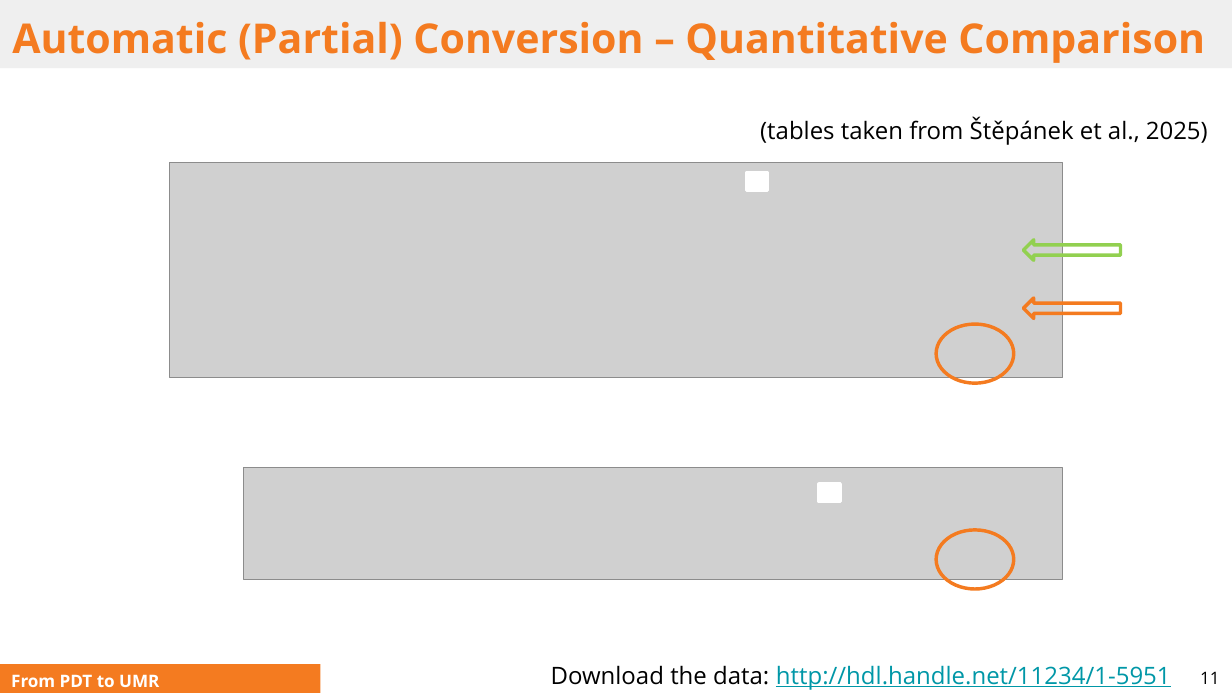
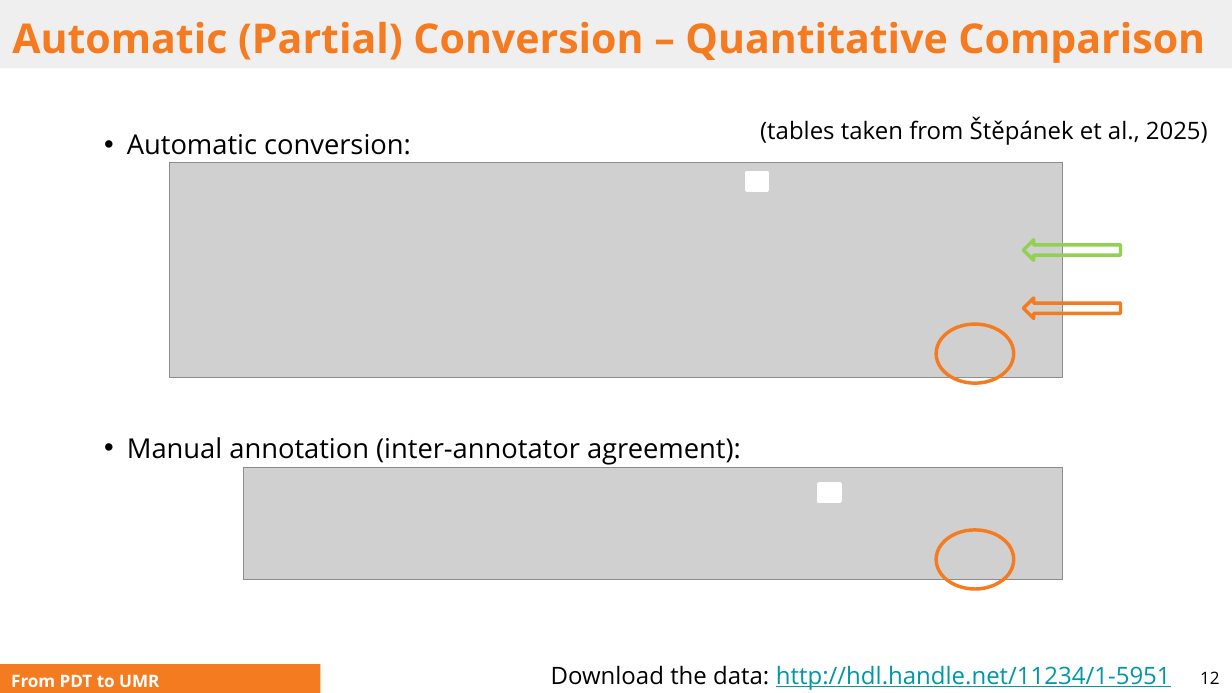
Before and after one commit to ufal/UMR, a slide deck: slide 12 of papers/2025-ITAT-slides.pptx (slide 11 before the commit). Drawn at 1232x693 pixels with LibreOffice and Linux fonts; fonts in the diff are those of the drawing; grey boxes stand for pictures. Boxes give left, top, right and bottom in pixels: in the first picture for what was removed or moved away, otherwise in the second. Text is boxed around its words. In the diff, an @@ line names an element or a change of style, - is before the commit and + after.

```diff
--- a/papers/2025-ITAT-slides.pptx
+++ b/papers/2025-ITAT-slides.pptx
@@ text added at box(127, 134, 741, 465), 16 pt, text #000000 @@
+• Automatic conversion:
+• Manual annotation (inter-annotator agreement):
@@ page number at box(1200, 671, 1219, 684): text changed @@
-11
+12
```
Also in this commit, not shown: 9 other slides changed, 1 slide added, 1 other file.
